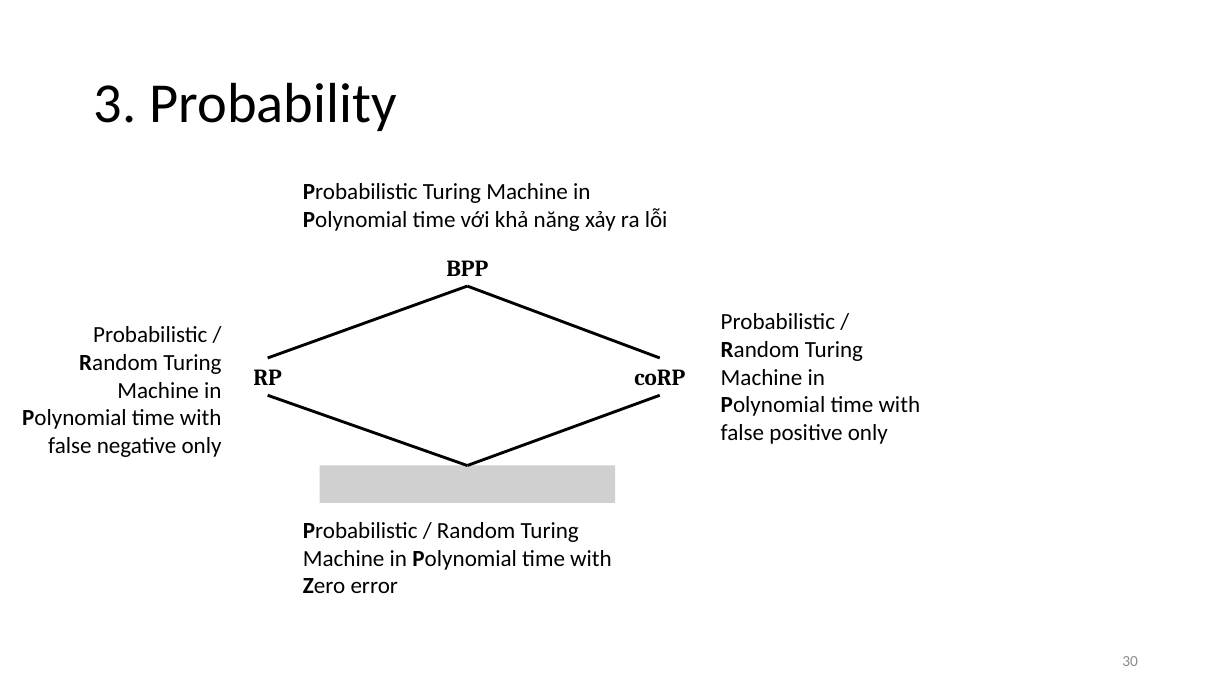
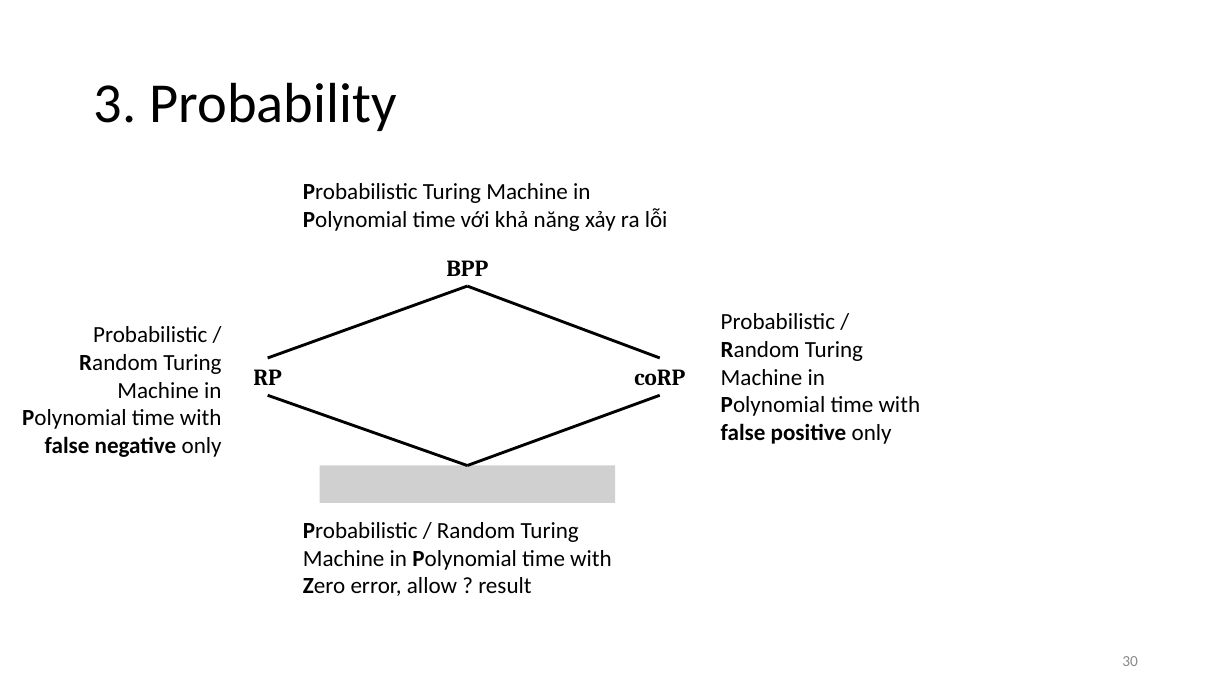
Before and after one commit to vutuanhai237/CourseMaterialsUIT, a slide deck: slide 30 of SExxx-Programming for quantum computer/Slide/x. quantum complexity.pptx. Drawn at 1232x693 pixels with LibreOffice and Linux fonts; fonts in the diff are those of the drawing; grey boxes stand for pictures. Boxes give left, top, right and bottom in pixels: in the first picture for what was removed or moved away, otherwise in the second. Text is boxed around its words. In the diff, an @@ line names an element or a change of style, - is before the commit and + after.

```diff
--- a/SExxx-Programming for quantum computer/Slide/x. quantum complexity.pptx
+++ b/SExxx-Programming for quantum computer/Slide/x. quantum complexity.pptx
@@ text "Probabilistic / Random Turing Machine ..." at <box>22,326,222,457</box>: bold on in "false negative" @@
@@ text "Probabilistic / Random Turing Machine ..." at <box>721,313,921,444</box>: bold on in "false positive" @@
@@ text at <box>303,522,612,596</box>: text changed @@
-Probabilistic / Random Turing Machine in Polynomial time with Zero error
+Probabilistic / Random Turing Machine in Polynomial time with Zero error, allow ? result
```
Also in this commit, not shown: 10 other slides changed, 20 other files.
